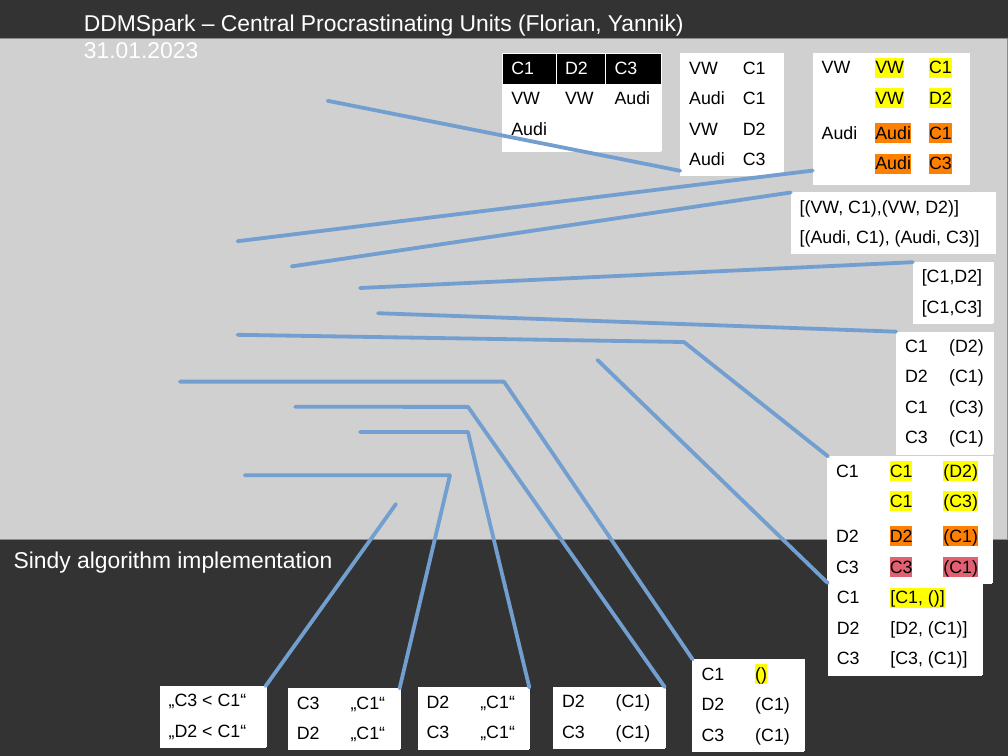
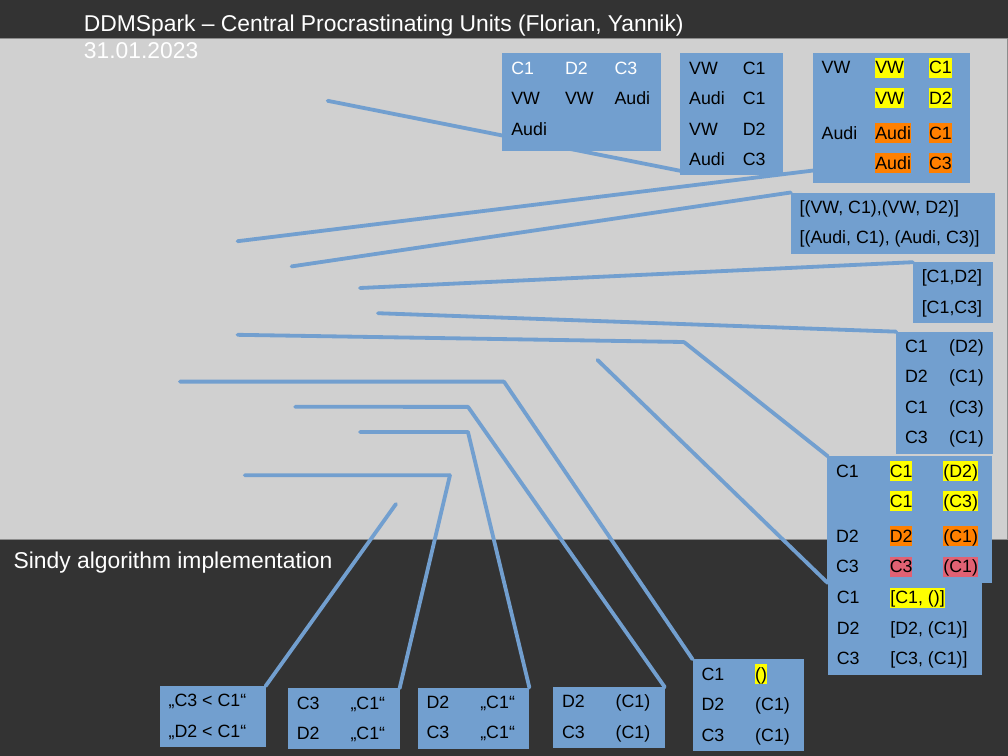
Before and after one commit to KollegeBockwurst/DDMSpark, a slide deck: slide 1 of presentation_ccu_spark.odp. Drawn at 1008x756 pixels with LibreOffice and Linux fonts; fonts in the diff are those of the drawing; grey boxes stand for pictures. Boxes give left, top, right and bottom in pixels: in the first picture for what was removed or moved away, otherwise in the second. Text is boxed around its words. In the diff, an @@ line names an element or a change of style, - is before the commit and + after.

Commit message:
updated presentation

```diff
--- a/presentation_ccu_spark.odp
+++ b/presentation_ccu_spark.odp
@@ table at (502,53,660,141) @@
@@ fill #000000 to #729FCF in row 1 @@
@@ fill #FFFFFF to #729FCF in 6 cells @@
@@ borders changed @@
@@ table at (681,53,784,170) @@
@@ fill #FFFFFF to #729FCF in 8 cells @@
@@ borders changed @@
@@ table at (813,53,970,173) @@
@@ fill #FFFFFF to #729FCF in 12 cells @@
@@ borders changed @@
@@ table at (791,193,996,252) @@
@@ fill #FFFFFF to #729FCF in 2 cells @@
@@ borders changed @@
@@ table at (913,263,993,321) @@
@@ fill #FFFFFF to #729FCF in 2 cells @@
@@ borders changed @@
@@ table at (896,332,993,451) @@
@@ fill #FFFFFF to #729FCF in 8 cells @@
@@ borders changed @@
@@ table at (828,456,993,581) @@
@@ fill #FFFFFF to #729FCF in 12 cells @@
@@ borders changed @@
@@ table at (828,584,982,672) @@
@@ fill #FFFFFF to #729FCF in 6 cells @@
@@ borders changed @@
@@ table at (692,659,805,749) @@
@@ fill #FFFFFF to #729FCF in 6 cells @@
@@ borders changed @@
@@ table at (160,686,266,745) @@
@@ fill #FFFFFF to #729FCF in 2 cells @@
@@ borders changed @@
@@ table at (288,689,401,747) @@
@@ fill #FFFFFF to #729FCF in 4 cells @@
@@ borders changed @@
@@ table at (418,688,531,746) @@
@@ fill #FFFFFF to #729FCF in 4 cells @@
@@ borders changed @@
@@ table at (553,687,666,746) @@
@@ fill #FFFFFF to #729FCF in 4 cells @@
@@ borders changed @@
```
Also in this commit, not shown: 1 slide added.
